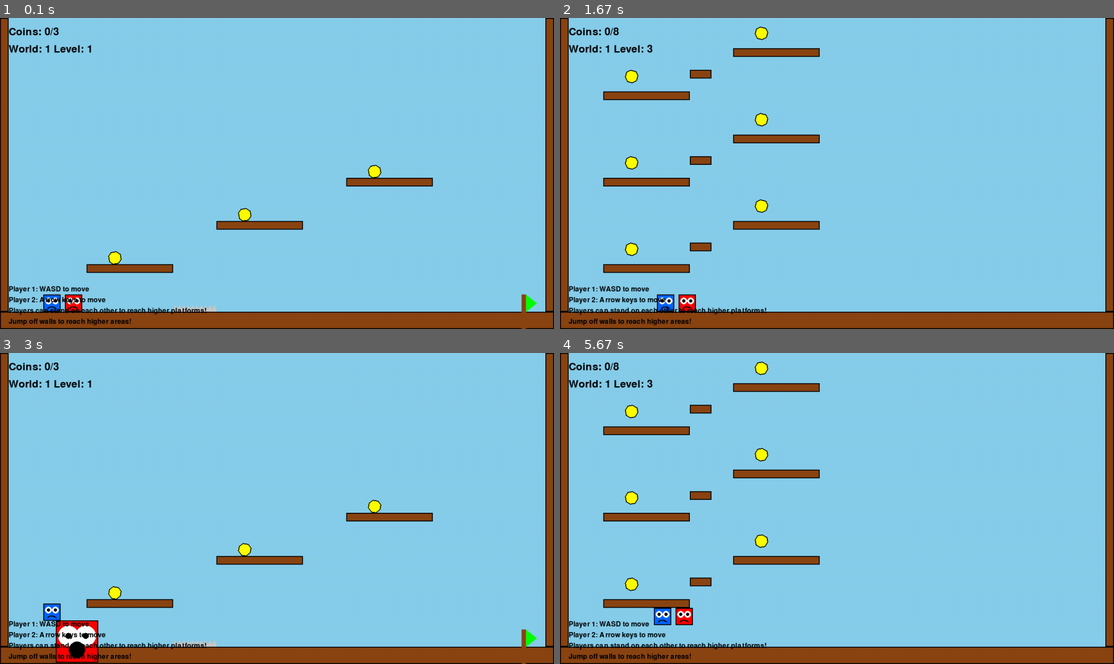
Above: before the commit, frames 1-4 (two rows, left to right).
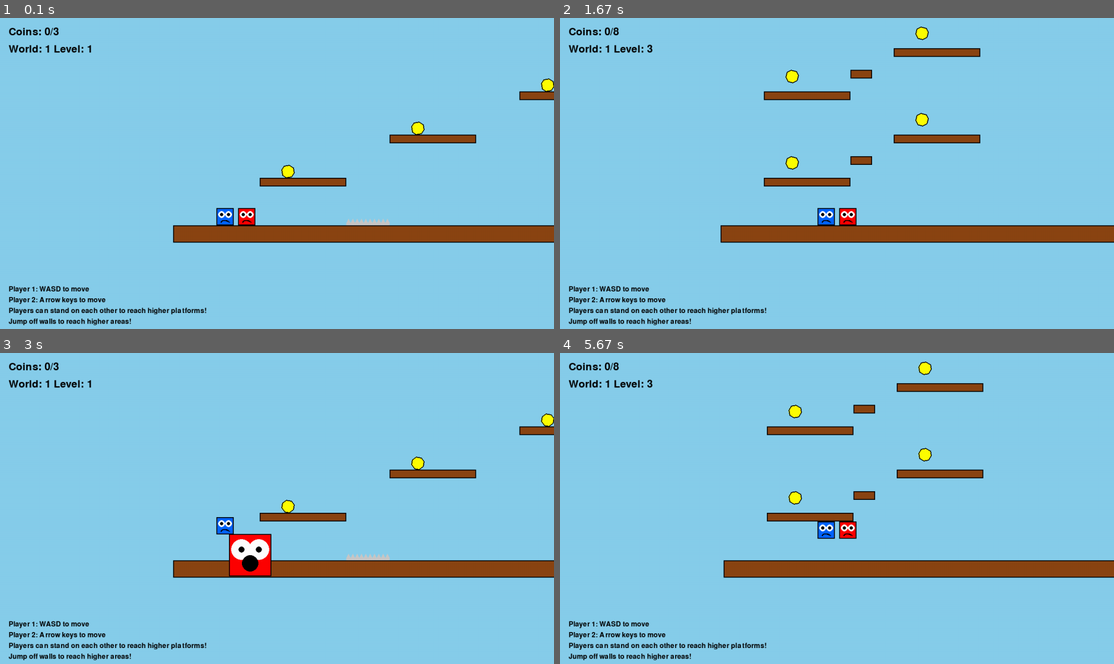
Above: after the commit, the same moments.

Repository: robjohncolson/Downloads
Game: pygame game, started from game.py
Same seed, same stepped clock (60 frames per second), same inputs: the game is played once before the commit and once after it.
Inputs:
- Up to frame 1 (0.1 s): no input
- Up to frame 2 (1.67 s): hold R 0.33-0.8 s; hold Right 0.33-0.8 s; hold Right 0.83-1.3 s; hold D 0.83-1.3 s; tap 3 at 0.98 s; hold Up 1.33-1.63 s; hold W 1.33-1.63 s
- Up to frame 3 (3 s): hold Right 1.67-2.13 s; hold D 1.67-2.13 s; tap 2 at 1.82 s; hold Left 2.17-2.7 s; hold A 2.17-2.7 s; tap 3 at 2.32 s; tap 1 at 2.73 s
- Up to frame 4 (5.67 s): hold A 3.07-3.47 s; tap 2 at 3.22, 4.72 s; hold Up 3.5-3.87 s; hold W 3.5-3.87 s; tap 3 at 3.65, 5.22 s; hold Right 3.9-4.53 s; hold D 3.9-4.53 s; tap 1 at 4.05 s; hold Left 4.57-5.03 s; hold A 4.57-5.03 s; hold Right 5.07-5.53 s; hold D 5.07-5.53 s; hold Up from 5.57 s (still down); hold W from 5.57 s (still down)

The runs differ from the first frame. In frame 1, 16% of the frame differs, in the area x 0-100%, y 0-100%; in frame 2, 19%; in frame 3, 17%; in frame 4, 19%.

Commit message:
fixing  camera issues

Diff:
--- a/game.py
+++ b/game.py
@@ -47,6 +47,7 @@
 PURPLE = (200, 0, 255)
 GRAY = (128, 128, 128)
 BROWN = (139, 69, 19)
+NIGHT_SKY = (25, 25, 112)  # Dark blue for night sky
 EXPLOSION_COLORS = [(255, 0, 0), (255, 128, 0), (255, 255, 0), (255, 255, 255)]  # Red, Orange, Yellow, White
 
 # Clock for controlling frame rate
@@ -298,7 +299,6 @@
     explosion_sound = DummySound()
 
 # Add these constants for the night sky
-NIGHT_SKY = (25, 25, 50)  # Dark blue for night sky
 STAR_COLOR = (255, 255, 200)  # Yellowish white for stars
 
 def setup_display():
@@ -1497,6 +1497,121 @@
                  int(STAR_COLOR[2] * self.brightness))
         pygame.draw.circle(screen, color, (self.x, self.y), self.size)
 
+def calculate_level_bounds(platforms, coins, spikes, goal, player_spawns):
+    """Calculate the actual bounds of all objects in the level"""
+    if not (platforms or coins or spikes or goal):
+        return {"min_x": -500, "max_x": 1780, "min_y": -500, "max_y": 1220}
+
+    min_x = float('inf')
+    max_x = float('-inf')
+    min_y = float('inf')
+    max_y = float('-inf')
+
+    # Check platforms
+    for platform in platforms:
+        min_x = min(min_x, platform.rect.x)
+        max_x = max(max_x, platform.rect.x + platform.rect.width)
+        min_y = min(min_y, platform.rect.y)
+        max_y = max(max_y, platform.rect.y + platform.rect.height)
+
+    # Check coins
+    for coin in coins:
+        min_x = min(min_x, coin.rect.x - 20)
+        max_x = max(max_x, coin.rect.x + 20)
+        min_y = min(min_y, coin.rect.y - 20)
+        max_y = max(max_y, coin.rect.y + 20)
+
+    # Check spikes
+    for spike in spikes:
+        min_x = min(min_x, spike.rect.x)
+        max_x = max(max_x, spike.rect.x + spike.rect.width)
+        min_y = min(min_y, spike.rect.y)
+        max_y = max(max_y, spike.rect.y + spike.rect.height)
+
+    # Check goal
+    if goal:
+        min_x = min(min_x, goal.rect.x)
+        max_x = max(max_x, goal.rect.x + goal.rect.width)
+        min_y = min(min_y, goal.rect.y)
+        max_y = max(max_y, goal.rect.y + goal.rect.height)
+
+    # Check spawns
+    for spawn in player_spawns:
+        min_x = min(min_x, spawn['x'] - 25)
+        max_x = max(max_x, spawn['x'] + 25)
+        min_y = min(min_y, spawn['y'] - 25)
+        max_y = max(max_y, spawn['y'] + 25)
+
+    # Add padding
+    padding = 200
+    return {
+        "min_x": min_x - padding,
+        "max_x": max_x + padding,
+        "min_y": min_y - padding,
+        "max_y": max_y + padding
+    }
+
+def calculate_camera_position(player1, player2, level_bounds, screen_width, screen_height):
+    """Calculate optimal camera position to follow players while showing level content"""
+    # Calculate center point between players
+    center_x = (player1.rect.centerx + player2.rect.centerx) / 2
+    center_y = (player1.rect.centery + player2.rect.centery) / 2
+
+    # Calculate camera position to center horizontally on players
+    camera_x = center_x - screen_width / 2
+
+    # For vertical positioning, prioritize showing the ground/platforms properly
+    # Instead of centering on players vertically, position camera to show level naturally
+
+    # Find the main ground level (largest platform near bottom of level bounds)
+    ground_level = level_bounds["max_y"] - 100  # Assume ground is near bottom
+
+    # Position camera so ground appears near bottom of screen (with some margin)
+    ground_margin = 100  # Space below ground level
+    camera_y = ground_level - screen_height + ground_margin
+
+    # But also ensure we can see the players - if they're too high, adjust camera up
+    highest_player_y = min(player1.rect.y, player2.rect.y)
+    if highest_player_y < camera_y + 50:  # If players are too high up
+        camera_y = highest_player_y - 50  # Adjust camera to show them
+
+    # Apply relaxed camera constraints to allow negative coordinates
+    margin = 200
+
+    # Only constrain if we're going too far beyond the level bounds
+    if level_bounds["max_x"] - level_bounds["min_x"] > screen_width:
+        camera_x = max(level_bounds["min_x"] - margin,
+                       min(camera_x, level_bounds["max_x"] - screen_width + margin))
+
+    # Allow camera to show negative Y coordinates but don't go too far beyond level
+    if level_bounds["max_y"] - level_bounds["min_y"] > screen_height:
+        camera_y = max(level_bounds["min_y"] - margin,
+                       min(camera_y, level_bounds["max_y"] - screen_height + margin))
+
+    return camera_x, camera_y
+
+def draw_with_camera(screen, obj, camera_x, camera_y):
+    """Draw an object with camera offset"""
+    # All game objects (platforms, spikes, players, goal, coins) use rect
+    screen_x = obj.rect.x - camera_x
+    screen_y = obj.rect.y - camera_y
+
+    # Only draw if on screen (with some margin)
+    if (-100 < screen_x < screen.get_width() + 100 and
+        -100 < screen_y < screen.get_height() + 100):
+
+        # Temporarily adjust position for drawing
+        original_x = obj.rect.x
+        original_y = obj.rect.y
+        obj.rect.x = screen_x
+        obj.rect.y = screen_y
+
+        obj.draw(screen)
+
+        # Restore original position
+        obj.rect.x = original_x
+        obj.rect.y = original_y
+
 def main():
     level_manager = LevelManager()
     platforms, coins, total_coins, spikes = level_manager.get_level()
@@ -1515,6 +1630,10 @@
     # Set goal position based on level data
     goal = create_goal_from_level_data(level_manager)
 
+    # Calculate level bounds for camera system
+    level_bounds = calculate_level_bounds(platforms, coins, spikes, goal, player_spawns)
+    camera_x, camera_y = 0, 0
+
     # Create stars for night sky (World 2)
     stars = [Star() for _ in range(100)]
 
@@ -1524,6 +1643,8 @@
     time_elapsed = 0  # For star twinkling
     show_spike_message = False
     spike_message_timer = 0
+
+    print(f"Level bounds: X({level_bounds['min_x']:.0f} to {level_bounds['max_x']:.0f}) Y({level_bounds['min_y']:.0f} to {level_bounds['max_y']:.0f})")
 
     while running:
         time_elapsed += 0.1  # Increment time for animations
@@ -1549,6 +1670,16 @@
 
                     platforms, coins, total_coins, spikes = level_manager.get_level()
                     goal = create_goal_from_level_data(level_manager)  # Update goal position
+
+                    # Recalculate level bounds
+                    level_data = level_manager.get_current_level_data()
+                    player_spawns = level_data.get('player_spawns', [
+                        {'x': 100, 'y': SCREEN_HEIGHT - 100},
+                        {'x': 150, 'y': SCREEN_HEIGHT - 100}
+                    ])
+                    level_bounds = calculate_level_bounds(platforms, coins, spikes, goal, player_spawns)
+                    print(f"Level bounds: X({level_bounds['min_x']:.0f} to {level_bounds['max_x']:.0f}) Y({level_bounds['min_y']:.0f} to {level_bounds['max_y']:.0f})")
+
                     game_complete = False
                 elif event.key == pygame.K_n and game_complete and not all_levels_complete:
                     # Next level
@@ -1559,6 +1690,16 @@
                         player2.collected_coins = 0
                         platforms, coins, total_coins, spikes = level_manager.get_level()
                         goal = create_goal_from_level_data(level_manager)  # Update goal position
+
+                        # Recalculate level bounds
+                        level_data = level_manager.get_current_level_data()
+                        player_spawns = level_data.get('player_spawns', [
+                            {'x': 100, 'y': SCREEN_HEIGHT - 100},
+                            {'x': 150, 'y': SCREEN_HEIGHT - 100}
+                        ])
+                        level_bounds = calculate_level_bounds(platforms, coins, spikes, goal, player_spawns)
+                        print(f"Level bounds: X({level_bounds['min_x']:.0f} to {level_bounds['max_x']:.0f}) Y({level_bounds['min_y']:.0f} to {level_bounds['max_y']:.0f})")
+
                         game_complete = False
 
                         # Show world transition message if we just moved to a new world
@@ -1585,6 +1726,16 @@
                     player2.collected_coins = 0
                     platforms, coins, total_coins, spikes = level_manager.get_level()
                     goal = create_goal_from_level_data(level_manager)
+
+                    # Recalculate level bounds
+                    level_data = level_manager.get_current_level_data()
+                    player_spawns = level_data.get('player_spawns', [
+                        {'x': 100, 'y': SCREEN_HEIGHT - 100},
+                        {'x': 150, 'y': SCREEN_HEIGHT - 100}
+                    ])
+                    level_bounds = calculate_level_bounds(platforms, coins, spikes, goal, player_spawns)
+                    print(f"Level bounds: X({level_bounds['min_x']:.0f} to {level_bounds['max_x']:.0f}) Y({level_bounds['min_y']:.0f} to {level_bounds['max_y']:.0f})")
+
                     game_complete = False
                     all_levels_complete = False
                 elif event.key == pygame.K_2:
@@ -1596,6 +1747,16 @@
                     player2.collected_coins = 0
                     platforms, coins, total_coins, spikes = level_manager.get_level()
                     goal = create_goal_from_level_data(level_manager)
+
+                    # Recalculate level bounds
+                    level_data = level_manager.get_current_level_data()
+                    player_spawns = level_data.get('player_spawns', [
+                        {'x': 100, 'y': SCREEN_HEIGHT - 100},
+                        {'x': 150, 'y': SCREEN_HEIGHT - 100}
+                    ])
+                    level_bounds = calculate_level_bounds(platforms, coins, spikes, goal, player_spawns)
+                    print(f"Level bounds: X({level_bounds['min_x']:.0f} to {level_bounds['max_x']:.0f}) Y({level_bounds['min_y']:.0f} to {level_bounds['max_y']:.0f})")
+
                     game_complete = False
                     all_levels_complete = False
                 elif event.key == pygame.K_3:
@@ -1607,6 +1768,16 @@
                     player2.collected_coins = 0
                     platforms, coins, total_coins, spikes = level_manager.get_level()
                     goal = create_goal_from_level_data(level_manager)
+
+                    # Recalculate level bounds
+                    level_data = level_manager.get_current_level_data()
+                    player_spawns = level_data.get('player_spawns', [
+                        {'x': 100, 'y': SCREEN_HEIGHT - 100},
+                        {'x': 150, 'y': SCREEN_HEIGHT - 100}
+                    ])
+                    level_bounds = calculate_level_bounds(platforms, coins, spikes, goal, player_spawns)
+                    print(f"Level bounds: X({level_bounds['min_x']:.0f} to {level_bounds['max_x']:.0f}) Y({level_bounds['min_y']:.0f} to {level_bounds['max_y']:.0f})")
+
                     game_complete = False
                     all_levels_complete = False
                 elif event.key == pygame.K_F11:
@@ -1661,6 +1832,9 @@
                 if goal.is_door:
                     goal.door_open = False
 
+        # Calculate camera position
+        camera_x, camera_y = calculate_camera_position(player1, player2, level_bounds, SCREEN_WIDTH, SCREEN_HEIGHT)
+
         # Draw everything to screen
         level_data = level_manager.get_current_level_data()
         background_type = level_data.get('background_type', 'day')
@@ -1676,24 +1850,24 @@
         else:
             screen.fill((135, 206, 235))  # Sky blue for day time
 
-        # Draw platforms
+        # Draw platforms with camera
         for platform in platforms:
-            platform.draw(screen)
-
-        # Draw coins
+            draw_with_camera(screen, platform, camera_x, camera_y)
+
+        # Draw coins with camera
         for coin in coins:
-            coin.draw(screen)
-
-        # Draw goal
-        goal.draw(screen)
-
-        # Draw players
-        player1.draw(screen)
-        player2.draw(screen)
-
-        # Draw spikes
+            draw_with_camera(screen, coin, camera_x, camera_y)
+
+        # Draw goal with camera
+        draw_with_camera(screen, goal, camera_x, camera_y)
+
+        # Draw players with camera
+        draw_with_camera(screen, player1, camera_x, camera_y)
+        draw_with_camera(screen, player2, camera_x, camera_y)
+
+        # Draw spikes with camera
         for spike in spikes:
-            spike.draw(screen)
+            draw_with_camera(screen, spike, camera_x, camera_y)
 
         # Draw spike message if needed
         if show_spike_message:
--- a/level_editor_enhanced.py
+++ b/level_editor_enhanced.py
@@ -472,7 +472,7 @@
         self.level_name = "New Level"
         self.background_type = "day"
 
-        # Camera
+        # Camera - removed restrictive bounds
         self.camera_x = 0
         self.camera_y = 0
 
@@ -490,34 +490,92 @@
         print("WASD: Move camera, G: Toggle grid, Tab: Switch spawn point")
         print("Ctrl+S: Save As, Ctrl+L: Load Browser, Ctrl+N: New level")
         print("B: Toggle background (day/night), F11: Toggle fullscreen")
+        print("F: Frame all objects, R: Reset camera")
         print("ESC: Exit")
         print("========================================")
 
-    def toggle_fullscreen(self):
-        """Toggle between fullscreen and windowed mode"""
-        self.fullscreen = not self.fullscreen
-
-        if self.fullscreen:
-            # Get the current display info to use native resolution
-            info = pygame.display.Info()
-            self.screen = pygame.display.set_mode((info.current_w, info.current_h), pygame.FULLSCREEN)
-            print(f"Switched to fullscreen mode ({info.current_w}x{info.current_h})")
+    def calculate_level_bounds(self):
+        """Calculate the actual bounds of all objects in the level"""
+        if not (self.platforms or self.coins or self.spikes or self.goal):
+            return {"min_x": -500, "max_x": 1780, "min_y": -500, "max_y": 1220}
+
+        min_x = float('inf')
+        max_x = float('-inf')
+        min_y = float('inf')
+        max_y = float('-inf')
+
+        # Check platforms
+        for platform in self.platforms:
+            min_x = min(min_x, platform["x"])
+            max_x = max(max_x, platform["x"] + platform["width"])
+            min_y = min(min_y, platform["y"])
+            max_y = max(max_y, platform["y"] + platform["height"])
+
+        # Check coins
+        for coin in self.coins:
+            min_x = min(min_x, coin["x"] - 20)
+            max_x = max(max_x, coin["x"] + 20)
+            min_y = min(min_y, coin["y"] - 20)
+            max_y = max(max_y, coin["y"] + 20)
+
+        # Check spikes
+        for spike in self.spikes:
+            min_x = min(min_x, spike["x"])
+            max_x = max(max_x, spike["x"] + spike["width"])
+            min_y = min(min_y, spike["y"])
+            max_y = max(max_y, spike["y"] + spike["height"])
+
+        # Check goal
+        if self.goal:
+            min_x = min(min_x, self.goal["x"])
+            max_x = max(max_x, self.goal["x"] + 60)
+            min_y = min(min_y, self.goal["y"])
+            max_y = max(max_y, self.goal["y"] + 80)
+
+        # Check spawns
+        for spawn in self.player_spawns:
+            min_x = min(min_x, spawn["x"] - 25)
+            max_x = max(max_x, spawn["x"] + 25)
+            min_y = min(min_y, spawn["y"] - 25)
+            max_y = max(max_y, spawn["y"] + 25)
+
+        # Add padding
+        padding = 200
+        return {
+            "min_x": min_x - padding,
+            "max_x": max_x + padding,
+            "min_y": min_y - padding,
+            "max_y": max_y + padding
+        }
+
+    def frame_all_objects(self):
+        """Center camera to show all objects in the level"""
+        bounds = self.calculate_level_bounds()
+        screen_width, screen_height = self.screen.get_size()
+
+        # Calculate the actual content size
+        content_width = bounds["max_x"] - bounds["min_x"]
+        content_height = bounds["max_y"] - bounds["min_y"]
+
+        # If content is smaller than screen, center it
+        if content_width < screen_width:
+            center_x = (bounds["min_x"] + bounds["max_x"]) / 2
+            self.camera_x = center_x - screen_width / 2
         else:
-            self.screen = pygame.display.set_mode((WINDOW_WIDTH, WINDOW_HEIGHT))
-            print(f"Switched to windowed mode ({WINDOW_WIDTH}x{WINDOW_HEIGHT})")
-
-        # Update browser dimensions if browser exists
-        if self.browser:
-            screen_width, screen_height = self.screen.get_size()
-            self.browser.browser_rect = pygame.Rect(200, 100, min(880, screen_width - 400), min(520, screen_height - 200))
-            self.browser.list_rect = pygame.Rect(220, 180, min(400, screen_width - 860), min(400, screen_height - 320))
-            self.browser.preview_rect = pygame.Rect(640, 180, min(420, screen_width - 640), min(400, screen_height - 320))
-
-    def snap_position(self, pos):
-        if self.snap_to_grid:
-            x, y = pos
-            return (round(x / GRID_SIZE) * GRID_SIZE, round(y / GRID_SIZE) * GRID_SIZE)
-        return pos
+            # If content is larger, show from the left edge with some margin
+            self.camera_x = bounds["min_x"] - 100
+
+        if content_height < screen_height:
+            center_y = (bounds["min_y"] + bounds["max_y"]) / 2
+            self.camera_y = center_y - screen_height / 2
+        else:
+            # If content is larger, show from the top edge with some margin
+            self.camera_y = bounds["min_y"] - 100
+
+        print(f"Framed level: bounds X({bounds['min_x']:.0f} to {bounds['max_x']:.0f}) Y({bounds['min_y']:.0f} to {bounds['max_y']:.0f})")
+        print(f"Content size: {content_width:.0f} x {content_height:.0f}")
+        print(f"Screen size: {screen_width} x {screen_height}")
+        print(f"Camera positioned at ({self.camera_x:.0f}, {self.camera_y:.0f})")
 
     def handle_events(self):
         # Handle browser events first if browser is open
@@ -530,15 +588,16 @@
 
         keys = pygame.key.get_pressed()
 
-        # Camera movement
+        # Camera movement - no constraints, allow free movement
+        camera_speed = 10 if keys[pygame.K_LSHIFT] else 5
         if keys[pygame.K_w]:
-            self.camera_y -= 5
+            self.camera_y -= camera_speed
         if keys[pygame.K_s]:
-            self.camera_y += 5
+            self.camera_y += camera_speed
         if keys[pygame.K_a]:
-            self.camera_x -= 5
+            self.camera_x -= camera_speed
         if keys[pygame.K_d]:
-            self.camera_x += 5
+            self.camera_x += camera_speed
 
         for event in pygame.event.get():
             if event.type == pygame.QUIT:
@@ -549,6 +608,12 @@
                     return False
                 elif event.key == pygame.K_F11:
                     self.toggle_fullscreen()
+                elif event.key == pygame.K_f:
+                    self.frame_all_objects()
+                elif event.key == pygame.K_r:
+                    self.camera_x = 0
+                    self.camera_y = 0
+                    print("Camera reset to origin")
                 elif event.key == pygame.K_1:
                     self.mode = "platform"
                     print("Platform mode")
@@ -729,6 +794,8 @@
         self.background_type = "day"
         self.world = 1
         self.level = 1
+        self.camera_x = 0
+        self.camera_y = 0
         print("Created new level")
 
     def draw_grid(self):
@@ -820,12 +887,13 @@
         screen_width, screen_height = self.screen.get_size()
 
         # Background panel
-        ui_rect = pygame.Rect(10, 10, 350, 260)
+        ui_rect = pygame.Rect(10, 10, 350, 280)
         pygame.draw.rect(self.screen, (0, 0, 0, 128), ui_rect)
         pygame.draw.rect(self.screen, WHITE, ui_rect, 2)
 
         # UI text
         y_pos = 20
+        bounds = self.calculate_level_bounds()
         texts = [
             f"Mode: {self.mode.title()}",
             f"Level: {self.level_name}",
@@ -835,8 +903,9 @@
             f"Coins: {len(self.coins)}",
             f"Spikes: {len(self.spikes)}",
             f"Grid: {'ON' if self.show_grid else 'OFF'}",
-            f"Camera: ({self.camera_x}, {self.camera_y})",
-            f"Display: {'Fullscreen' if self.fullscreen else 'Windowed'} ({screen_width}x{screen_height})"
+            f"Camera: ({self.camera_x:.0f}, {self.camera_y:.0f})",
+            f"Display: {'Fullscreen' if self.fullscreen else 'Windowed'} ({screen_width}x{screen_height})",
+            f"Level bounds: X({bounds['min_x']:.0f} to {bounds['max_x']:.0f}) Y({bounds['min_y']:.0f} to {bounds['max_y']:.0f})"
         ]
 
         if self.mode == "spawn":
@@ -874,6 +943,26 @@
             self.clock.tick(60)
 
         pygame.quit()
+
+    def toggle_fullscreen(self):
+        """Toggle between fullscreen and windowed mode"""
+        self.fullscreen = not self.fullscreen
+
+        if self.fullscreen:
+            # Get the current display info to use native resolution
+            info = pygame.display.Info()
+            self.screen = pygame.display.set_mode((info.current_w, info.current_h), pygame.FULLSCREEN)
+            print(f"Switched to fullscreen mode ({info.current_w}x{info.current_h})")
+        else:
+            self.screen = pygame.display.set_mode((WINDOW_WIDTH, WINDOW_HEIGHT))
+            print(f"Switched to windowed mode ({WINDOW_WIDTH}x{WINDOW_HEIGHT})")
+
+    def snap_position(self, pos):
+        """Snap position to grid if snap_to_grid is enabled"""
+        if self.snap_to_grid:
+            x, y = pos
+            return (round(x / GRID_SIZE) * GRID_SIZE, round(y / GRID_SIZE) * GRID_SIZE)
+        return pos
 
 def main():
     try:
Not shown, removed: coin.mp3
Not shown, removed: explosion.mp3
Not shown, removed: jump.mp3
Not shown, removed: level_complete.mp3
